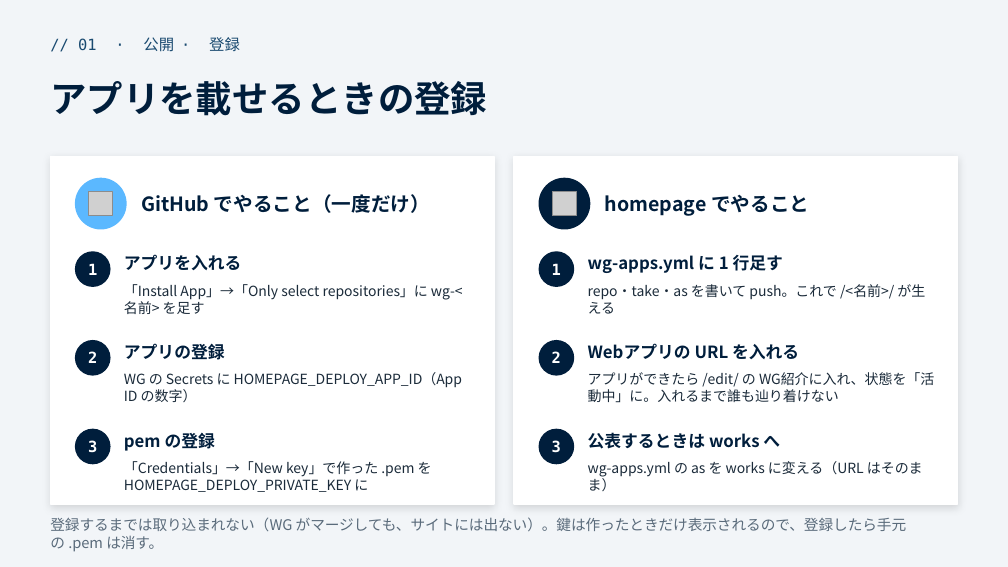
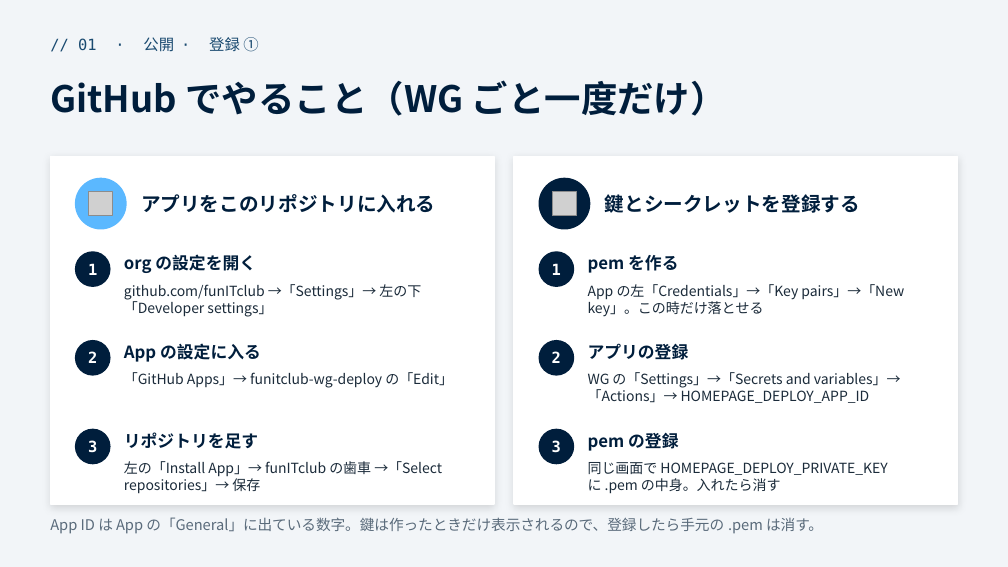
Before and after one commit to funITclub/homepage, a slide deck: slide 11 of static/guide/01_リポジトリの作り方と運用.pptx. Drawn at 1008x567 pixels with LibreOffice and Linux fonts; fonts in the diff are those of the drawing; grey boxes stand for pictures. Boxes give left, top, right and bottom in pixels: in the first picture for what was removed or moved away, otherwise in the second. Text is boxed around its words. In the diff, an @@ line names an element or a change of style, - is before the commit and + after.

```diff
--- a/static/guide/01_リポジトリの作り方と運用.pptx
+++ b/static/guide/01_リポジトリの作り方と運用.pptx
@@ text at (78, 37, 258, 52): text changed @@
-// 01 · 公開 · 登録
+// 01 · 公開 · 登録 ①
@@ text at (50, 80, 727, 116): text changed @@
-アプリを載せるときの登録
+GitHub でやること（WG ごと一度だけ）
@@ text at (141, 194, 435, 213): text changed @@
-GitHub でやること（一度だけ）
+アプリをこのリポジトリに入れる
@@ text at (605, 194, 860, 213): text changed @@
-homepage でやること
+鍵とシークレットを登録する
@@ text at (124, 254, 256, 273): text changed @@
-アプリを入れる
+org の設定を開く
@@ text at (588, 255, 678, 273): text changed @@
-wg-apps.yml に 1 行足す
+pem を作る
@@ text at (124, 284, 421, 317): text changed @@
-「Install App」→「Only select repositories」に wg-<名前> を足す
+github.com/funITclub →「Settings」→ 左の下「Developer settings」
@@ text at (588, 284, 904, 317): text changed @@
-repo・take・as を書いて push。これで /<名前>/ が生える
+App の左「Credentials」→「Key pairs」→「New key」。この時だけ落とせる
@@ text at (124, 343, 261, 362): text changed @@
-アプリの登録
+App の設定に入る
@@ text at (588, 343, 689, 360): text changed @@
-Webアプリの URL を入れる
+アプリの登録
@@ text at (124, 372, 453, 388): text changed @@
-WG の Secrets に HOMEPAGE_DEPLOY_APP_ID（App ID の数字）
+「GitHub Apps」→ funitclub-wg-deploy の「Edit」
@@ text at (588, 372, 901, 403): text changed @@
-アプリができたら /edit/ の WG紹介に入れ、状態を「活動中」に。入れるまで誰も辿り着けない
+WG の「Settings」→「Secrets and variables」→「Actions」→ HOMEPAGE_DEPLOY_APP_ID
@@ text at (124, 432, 258, 449): text changed @@
-pem の登録
+リポジトリを足す
@@ text at (588, 433, 678, 451): text changed @@
-公表するときは works へ
+pem の登録
@@ text at (124, 461, 442, 494): text changed @@
-「Credentials」→「New key」で作った .pem を HOMEPAGE_DEPLOY_PRIVATE_KEY に
+左の「Install App」→ funITclub の歯車 →「Select repositories」→ 保存
@@ text at (588, 462, 887, 494): text changed @@
-wg-apps.yml の as を works に変える（URL はそのまま）
+同じ画面で HOMEPAGE_DEPLOY_PRIVATE_KEY に .pem の中身。入れたら消す
@@ text at (50, 517, 823, 534): text changed @@
-登録するまでは取り込まれない（WG がマージしても、サイトには出ない）。鍵は作ったときだけ表示されるので、登録したら手元の .pem は消す。
+App ID は App の「General」に出ている数字。鍵は作ったときだけ表示されるので、登録したら手元の .pem は消す。
```
Also in this commit, not shown: 1 slide added, 1 other file.
